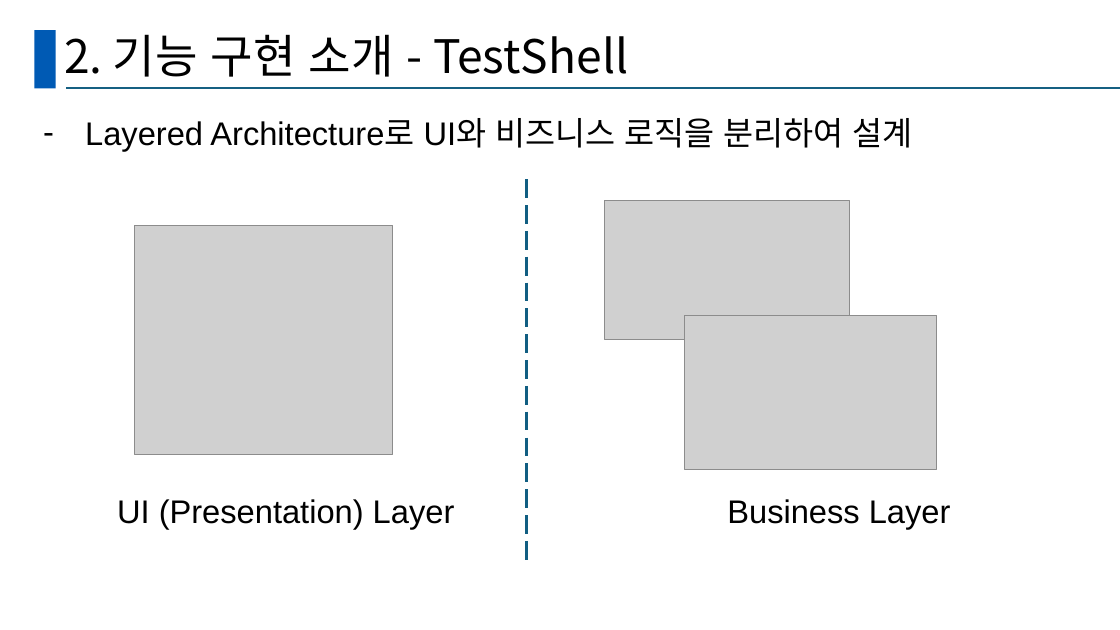
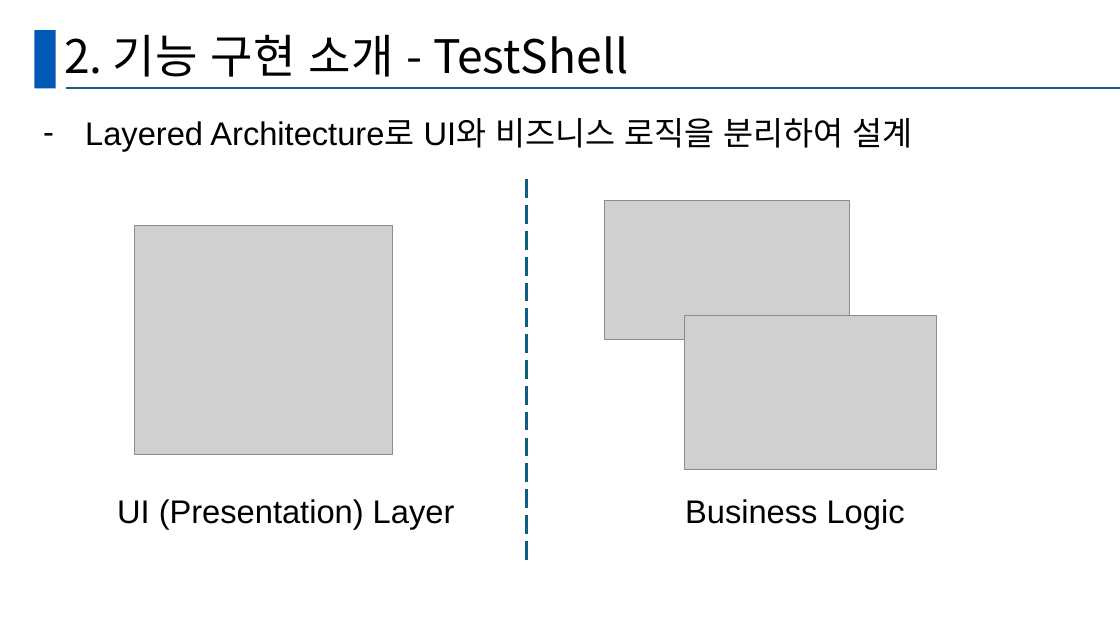
Before and after one commit to GanghyunLee/deep-dive-ssd, a slide deck: slide 6 of D조_DeepDive.pptx. Drawn at 1120x630 pixels with LibreOffice and Linux fonts; fonts in the diff are those of the drawing; grey boxes stand for pictures. Boxes give left, top, right and bottom in pixels: in the first picture for what was removed or moved away, otherwise in the second. Text is boxed around its words. In the diff, an @@ line names an element or a change of style, - is before the commit and + after.

```diff
--- a/D조_DeepDive.pptx
+++ b/D조_DeepDive.pptx
@@ text at bbox=[685, 499, 905, 529]: text changed @@
-Business Layer
+Business Logic
```
Also in this commit, not shown: 9 other slides changed, 1 slide added.
